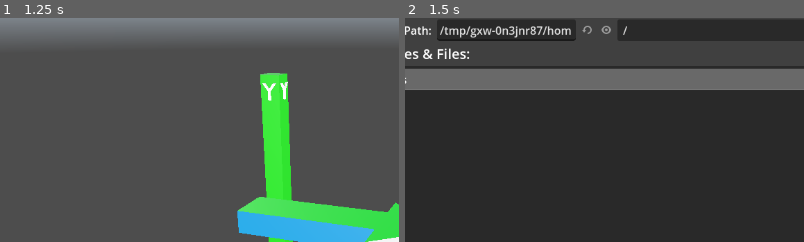
Above: before the commit, frames 1-2 (left to right).
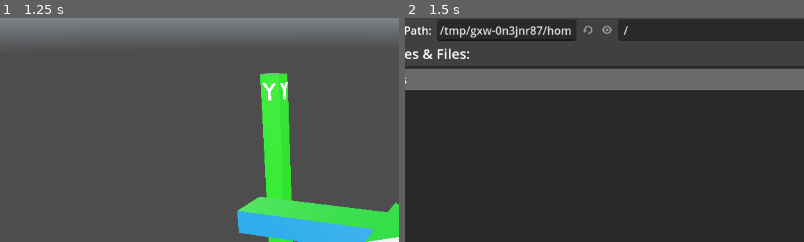
Above: after the commit, the same moments.

Repository: manforowicz/3d-rotation-visualizer
Game: Godot game, scene res://main.tscn
The game is run twice, just before and just after one commit, with the same random seed, the same clock (stepped at 60 frames per second) and the same inputs. A sky picture missing from this copy of the repository is replaced by a grey-blue gradient.
Inputs (mouse positions are % of the whole screen's width and height, from its top left):
- Up to frame 1 (1.25 s): tap Enter at 0.5 s; move the mouse to (72, 45) at 0.52 s; click (72, 45) at 0.67 s
- Up to frame 2 (1.5 s): click "Load CSV" at 1.25 s
The pictures show only the part of the screen within x 8-58%, y 6-56%; the shares and areas given below are measured in that part.

Frame 1 is identical in both runs. In frame 2, less than 0.1% of the frame differs, in the area x 44-56%, y 3-8%.

Commit message:
Minor UI changes

Diff:
--- a/CameraPivot.gd
+++ b/CameraPivot.gd
@@ -1,15 +1,6 @@
 extends Node3D
 
-
-# Called when the node enters the scene tree for the first time.
-func _ready():
-	pass # Replace with function body.
-
-
-# Called every frame. 'delta' is the elapsed time since the previous frame.
-func _process(delta):
-	pass
-
+# let user changed view by dragging right click
 func _input(event):
 	if event is InputEventMouseMotion and Input.is_mouse_button_pressed(MOUSE_BUTTON_RIGHT):
 		self.rotation.y -= event.relative.x*0.01
--- a/LoadCSV.gd
+++ b/LoadCSV.gd
@@ -4,19 +4,11 @@
 
 var fileDialogButton
 
-# Called when the node enters the scene tree for the first time.
-func _ready():
-	pass # Replace with function body.
-
-
-# Called every frame. 'delta' is the elapsed time since the previous frame.
-func _process(delta):
-	pass
-
+# ask user to select a file when load button pressed
 func _on_load_button_pressed():
 	$FileDialog.show();
 
-# get chosen file
+# parse CSV data from selected file, and send it in the data_chosen signal
 func _on_file_dialog_file_selected(path: String):
 	print("Reading CSV from ", path);
 
--- a/VideoControls.gd
+++ b/VideoControls.gd
@@ -10,31 +10,39 @@
 
 # Called every frame. 'delta' is the elapsed time since the previous frame.
 func _process(delta):
+	# if play is currently pressed, move the video slider
 	if $Play.button_pressed:
 		$VideoSlider.value += delta * $Speed.value
 
-
-func _on_load_csv_data_chosen(times: PackedFloat64Array, quaternions: Array[Quaternion]):
-	self.times = times
-	self.quaternions = quaternions
+# when user loads CSV data, move slider to beginning and start playing
+func _on_load_csv_data_chosen(times_val: PackedFloat64Array, quaternions_val: Array[Quaternion]):
+	self.times = times_val
+	self.quaternions = quaternions_val
 	if !times.is_empty():
 		$VideoSlider.max_value = self.times[self.times.size() - 1]
 		$VideoSlider.value = 0;
 		$Play.disabled = false
 		$Play.button_pressed = true
 
-
+# if play pressed at end of video, move slider to beginning
 func _on_play_toggled(button_pressed: bool):
 	if button_pressed and $VideoSlider.value >= $VideoSlider.max_value:
 		$VideoSlider.value = 0.0
 
-
+# when slider moves, update stuff
 func _on_video_slider_value_changed(value):
+	# update time displayed on label
 	$Time.text = String.num($VideoSlider.value).pad_decimals(1) + "s"
 
+	# update satellite orientation
 	var i = times.bsearch($VideoSlider.value)
 	if i < quaternions.size():
 		%Satellite.quaternion = quaternions[i]
 
+	# if slider reached end, stop playing
 	if $VideoSlider.value >= $VideoSlider.max_value:
 		$Play.button_pressed = false
+
+# stop playing video when user drags slider
+func _on_video_slider_drag_started():
+	$Play.button_pressed = false
--- a/main.tscn
+++ b/main.tscn
@@ -134,4 +134,5 @@
 [connection signal="file_selected" from="Controls/LoadCSV/FileDialog" to="Controls/LoadCSV" method="_on_file_dialog_file_selected"]
 [connection signal="pressed" from="Controls/LoadCSV/LoadButton" to="Controls/LoadCSV" method="_on_load_button_pressed"]
 [connection signal="toggled" from="Controls/VideoControls/Play" to="Controls/VideoControls" method="_on_play_toggled"]
+[connection signal="drag_started" from="Controls/VideoControls/VideoSlider" to="Controls/VideoControls" method="_on_video_slider_drag_started"]
 [connection signal="value_changed" from="Controls/VideoControls/VideoSlider" to="Controls/VideoControls" method="_on_video_slider_value_changed"]
Not shown, changed: README.md
